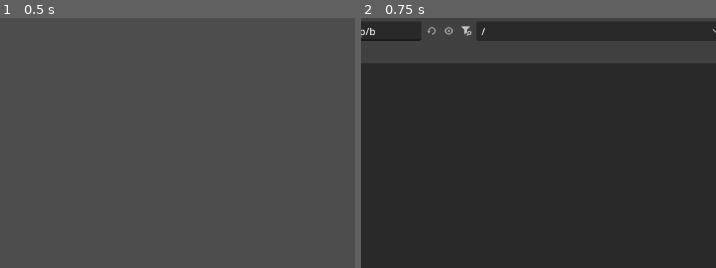
Above: before the commit, frames 1-2 (left to right).
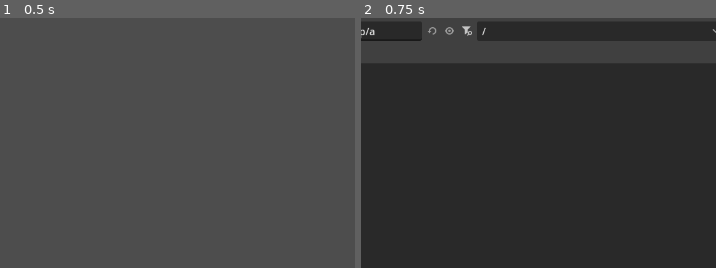
Above: after the commit, the same moments.

Repository: TehRealSalt/sentinel-smith
Game: Godot game, scene res://wad_viewer.tscn
Same seed, same stepped clock (60 frames per second), same inputs: the game is played once before the commit and once after it.
Inputs:
- Up to frame 1 (0.5 s): no input
- Up to frame 2 (0.75 s): click "Open WAD..." at 0.5 s
The pictures show only the part of the screen within x 47-97%, y 13-63%; the shares and areas given below are measured in that part.

Frame 1 is identical in both runs. In frame 2, 0.1% of the frame differs, in the area x 2-36%, y 3-10%.

Commit message:
Insert dummy loading

Diff:
--- a/project/map.gd
+++ b/project/map.gd
@@ -97,14 +97,26 @@
 	return map
 
 
+var vertices: Array[DoomVertex] = []
 var sectors: Array[DoomSector] = []
+var sides: Array[DoomSidedef] = []
+var lines: Array[DoomLinedef] = []
 var things: Array[DoomThing] = []
 
 func _init(data: Dictionary) -> void:
 	engine_namespace = data.namespace
 
+	for vertex_def: Dictionary in data.vertex:
+		vertices.push_back(DoomVertex.new(vertex_def))
+
 	for sector_def: Dictionary in data.sector:
 		sectors.push_back(DoomSector.new(sector_def))
 
+	for side_def: Dictionary in data.sidedef:
+		sides.push_back(DoomSidedef.new(side_def))
+
+	for line_def: Dictionary in data.linedef:
+		lines.push_back(DoomLinedef.new(line_def))
+
 	for thing_def: Dictionary in data.thing:
 		things.push_back(DoomThing.new(thing_def))
--- a/project/map_entity.gd
+++ b/project/map_entity.gd
@@ -12,10 +12,14 @@
 ## Container for any fields that do not have any built-in handling for.
 ## This can include "user_" fields, and any fields that aren't supported yet.
 ## Ensures that these are still saved back into the map file.
-var extra_fields: Dictionary[StringName, Variant] = {}
+var extra_fields: Dictionary[String, Variant] = {}
 
 
 ## Virtual function which asserts if this map entity is valid.
 ## This should be reserved for "crash"-level importance failures.
 func _assert() -> bool:
 	return true
+
+
+func _init(data: Dictionary) -> void:
+	comment = data.comment
--- a/project/plane.gd
+++ b/project/plane.gd
@@ -1,5 +1,5 @@
 class_name DoomSectorPlane
-extends Node
+extends RefCounted
 ## Represents a [DoomSector]'s floor and ceiling planes.
 ## This isn't a thing in the UDMF spec, but it reduce code duplication
 ## for more complicated map formats.
--- a/project/side_part.gd
+++ b/project/side_part.gd
@@ -1,5 +1,5 @@
 class_name DoomSidedefPart
-extends DoomEntity
+extends RefCounted
 ## Represents a [DoomSidedef]'s upper, middle, and lower "parts".
 ## This isn't a thing in the UDMF spec, but it reduce code duplication
 ## for more complicated map formats.
